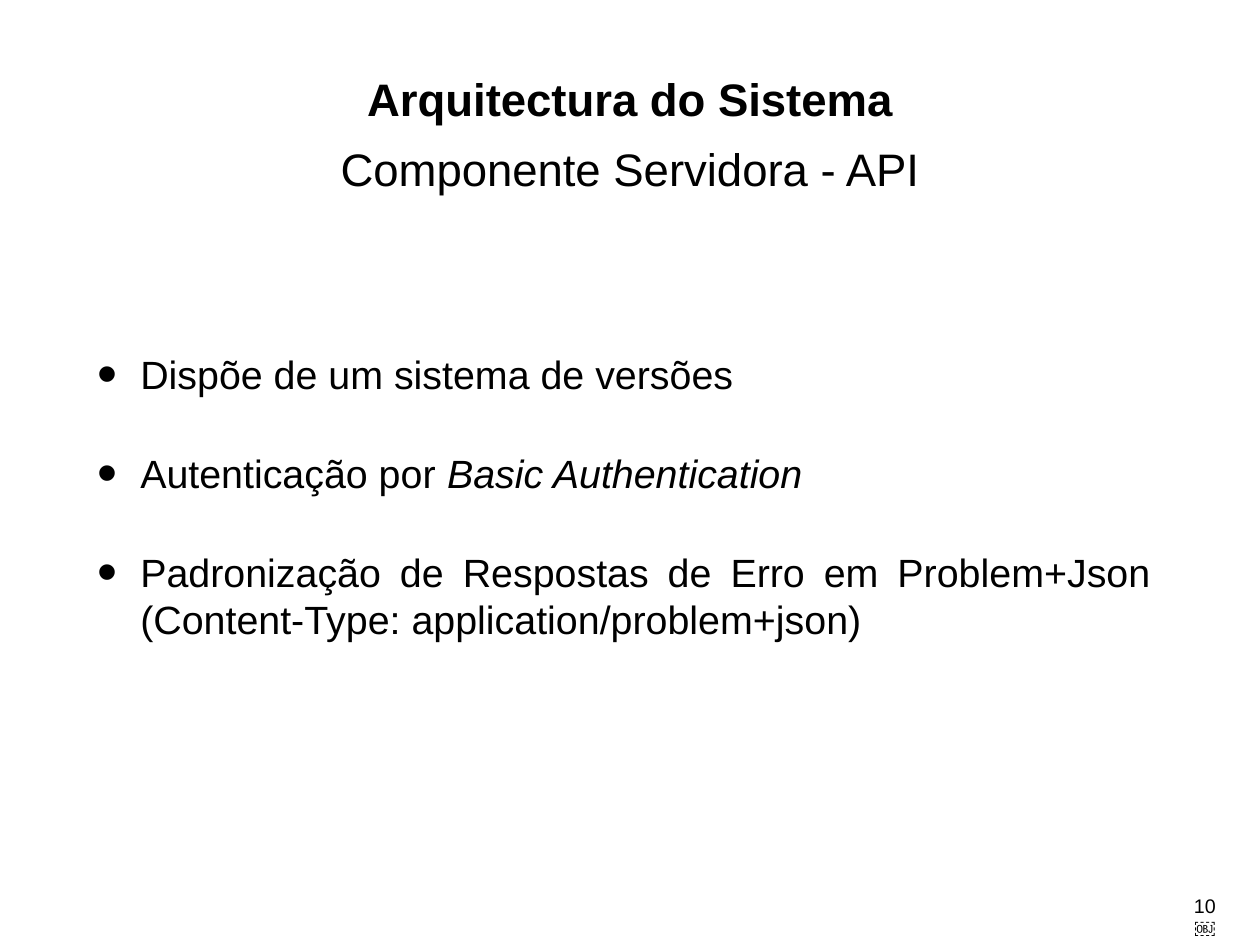
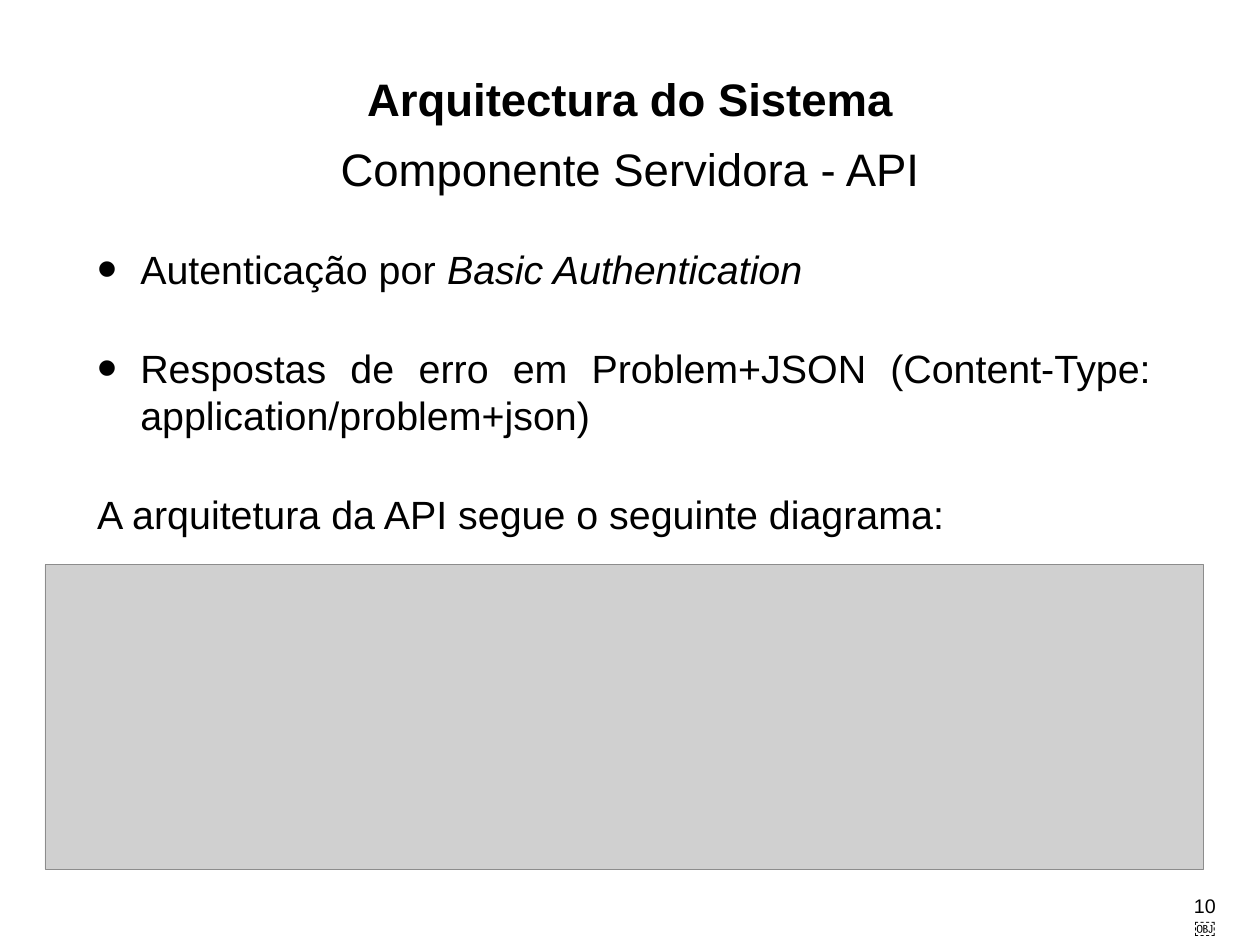
Before and after one commit to LikaV1996/ProjectoFinaldeCurso, a slide deck: slide 10 of AppFinalDeProjecto.pptx. Drawn at 1260x945 pixels with LibreOffice and Linux fonts; fonts in the diff are those of the drawing; grey boxes stand for pictures. Boxes give left, top, right and bottom in pixels: in the first picture for what was removed or moved away, otherwise in the second. Text is boxed around its words. In the diff, an @@ line names an element or a change of style, - is before the commit and + after.

```diff
--- a/AppFinalDeProjecto.pptx
+++ b/AppFinalDeProjecto.pptx
@@ text at (97, 354, 1150, 537): text changed @@
-• Padronização de Respostas de Erro em Problem+Json (Content-Type: application/problem+json)
+• Respostas de erro em Problem+JSON (Content-Type: application/problem+json)
+A arquitetura da API segue o seguinte diagrama:
@@ text at (140, 360, 733, 396): paragraph removed @@
-• Dispõe de um sistema de versões
@@ picture added at (45, 565, 1204, 869) @@
```
Also in this commit, not shown: 2 other slides changed, 1 slide added, 1 slide removed.
